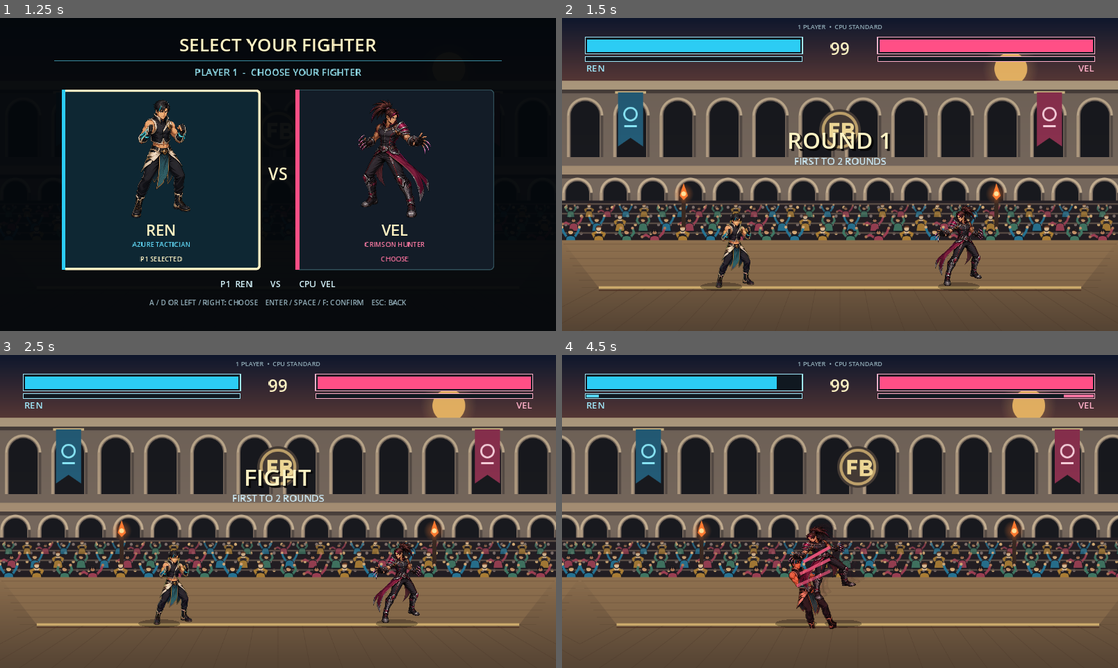
Above: before the commit, frames 1-4 (two rows, left to right).
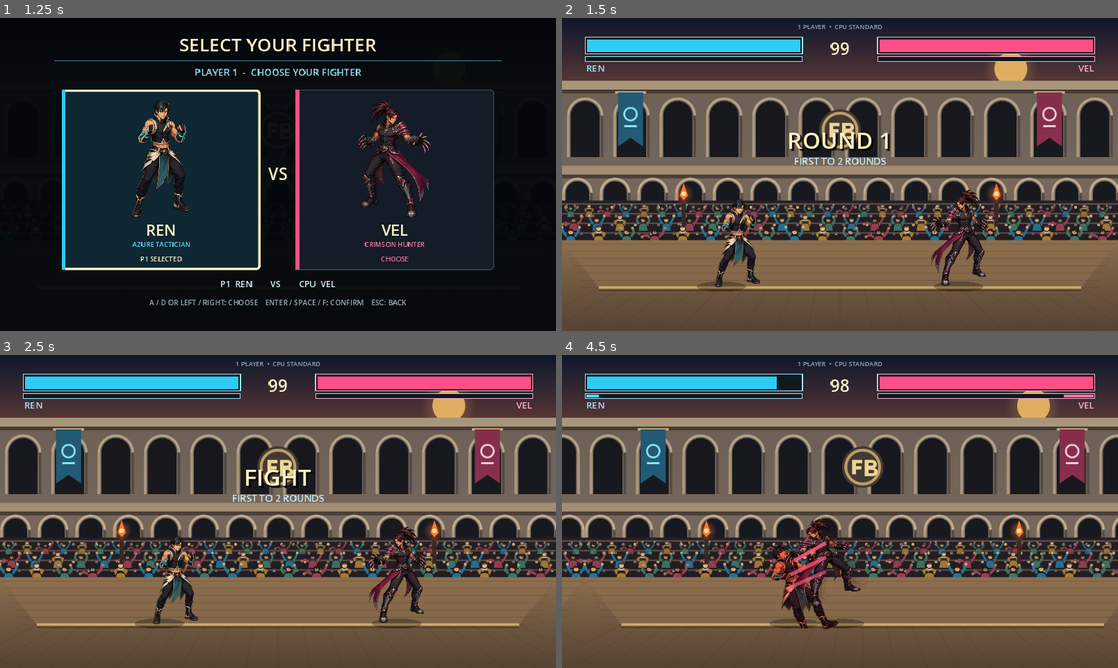
Above: after the commit, the same moments.

Repository: Hikki0608/Fighting-game
Game: Godot game, scene res://scenes/main.tscn
The game is run twice, just before and just after one commit, with the same random seed, the same clock (stepped at 60 frames per second) and the same inputs.
Inputs (mouse positions are in pixels of both pictures, inside the frame that each line leads up to):
- Up to frame 1 (1.25 s): click "1 PLAYER • VS CPU" at 0.5 s
- Up to frame 2 (1.5 s): click "REN" at 1.25 s
- Up to frame 3 (2.5 s): tap Enter at 2 s; move the mouse to (400, 495) at 2.02 s; hold D from 2.03 s (still down); hold F from 2.03 s (still down); click (400, 495) at 2.17 s; tap Space at 2.27 s
- Up to frame 4 (4.5 s): tap Space at 2.75, 3.02 s; move the mouse to (728, 527) at 2.77 s; release D at 2.78 s; release F at 2.78 s; hold S 2.78-3.53 s; tap G at 2.85 s; move the mouse to (895, 442) at 3.52 s; hold D 3.53-4.28 s; hold H 3.53-4.28 s; move the mouse to (812, 574) at 4.27 s; hold W from 4.28 s (still down); tap R at 4.35 s; click (812, 574) at 4.42 s

Frame 1 is identical in both runs. In frame 2, 2.4% of the frame differs, in the area x 24-77%, y 54-88%; in frame 3, 2.4%; in frame 4, 19%, in the area x 0-100%, y 7-88%.

Commit message:
Enlarge fighters and align combat hitboxes

Diff:
--- a/scripts/fighter.gd
+++ b/scripts/fighter.gd
@@ -8,10 +8,14 @@
 const GRAVITY := 2350.0
 const WALK_SPEED := 275.0
 const JUMP_SPEED := -850.0
-const BODY_WIDTH := 58.0
-const BODY_HEIGHT := 126.0
-const CROUCH_HEIGHT := 82.0
-const VISUAL_SIZE := 176.0
+const BASE_VISUAL_SIZE := 176.0
+const VISUAL_SIZE := 208.0
+const VISUAL_COLLISION_SCALE := VISUAL_SIZE / BASE_VISUAL_SIZE
+const BODY_WIDTH := 58.0 * VISUAL_COLLISION_SCALE
+const HURTBOX_WIDTH := VISUAL_SIZE * 0.48
+const HURTBOX_HEIGHT := VISUAL_SIZE - 24.0
+const CROUCH_HURTBOX_WIDTH := VISUAL_SIZE * 0.52
+const CROUCH_HURTBOX_HEIGHT := VISUAL_SIZE * 0.64
 const SPRITE_SHEET_CELL_SIZE := 256.0
 const SPRITE_DRAW_OFFSET_Y := 8.0
 const REN_ANIMATION_BASIC := 0
@@ -758,20 +762,29 @@
 	var data := current_attack()
 	if data.is_empty():
 		return Rect2()
-	var attack_range: float = data.range
-	var attack_height: float = data.height
+	var attack_range: float = float(data.range) * VISUAL_COLLISION_SCALE
+	var attack_height: float = float(data.height) * VISUAL_COLLISION_SCALE
 	var x := position.x + BODY_WIDTH * 0.32 if facing > 0 else position.x - BODY_WIDTH * 0.32 - attack_range
-	var bottom_offset: float = float(data.get("bottom_offset", 22.0))
+	var bottom_offset: float = float(data.get("bottom_offset", 22.0)) * VISUAL_COLLISION_SCALE
 	var y := position.y - attack_height - bottom_offset
 	return Rect2(x, y, attack_range, attack_height)
 
 
 func hurt_rect() -> Rect2:
 	var crouching := state == &"crouch" or state == &"crouch_light" or state == &"crouch_heavy"
-	var height := CROUCH_HEIGHT if crouching else BODY_HEIGHT
+	var height := CROUCH_HURTBOX_HEIGHT if crouching else HURTBOX_HEIGHT
+	var width := CROUCH_HURTBOX_WIDTH if crouching else HURTBOX_WIDTH
+	var center_x := position.x
 	if state == &"knockdown":
-		height = 44.0
-	return Rect2(position.x - BODY_WIDTH * 0.5, position.y - height, BODY_WIDTH, height)
+		var fall_progress := 1.0
+		if state_frame <= 14:
+			fall_progress = clampf(float(state_frame) / 14.0, 0.0, 1.0)
+		elif state_frame > 35:
+			fall_progress = 1.0 - clampf(float(state_frame - 35) / 13.0, 0.0, 1.0)
+		width = lerpf(HURTBOX_WIDTH, HURTBOX_HEIGHT, fall_progress)
+		height = lerpf(HURTBOX_HEIGHT, HURTBOX_WIDTH, fall_progress)
+		center_x -= float(facing) * 42.0 * fall_progress
+	return Rect2(center_x - width * 0.5, position.y - height, width, height)
 
 
 func receive_attack(data: Dictionary, attacker_x: float, forced_push_direction := 0.0) -> Dictionary:
@@ -1448,7 +1461,7 @@
 	var shadow_y := GROUND_Y - position.y - 2.0
 	var shadow_scale := clampf(1.0 - absf(GROUND_Y - position.y) / 420.0, 0.48, 1.0)
 	draw_set_transform(Vector2(0, shadow_y), 0.0, Vector2(1.45 * shadow_scale, 0.30 * shadow_scale))
-	draw_circle(Vector2.ZERO, 30.0, Color(0.0, 0.0, 0.0, 0.28))
+	draw_circle(Vector2.ZERO, 30.0 * VISUAL_COLLISION_SCALE, Color(0.0, 0.0, 0.0, 0.28))
 	draw_set_transform(Vector2.ZERO, 0.0, Vector2.ONE)
 
 	_draw_motion_accents()
@@ -1473,7 +1486,9 @@
 		_draw_fallback_fighter()
 	draw_set_transform(Vector2.ZERO, 0.0, Vector2.ONE)
 
+	draw_set_transform(Vector2.ZERO, 0.0, Vector2.ONE * VISUAL_COLLISION_SCALE)
 	_draw_attack_effects()
+	draw_set_transform(Vector2.ZERO, 0.0, Vector2.ONE)
 
 	if state == &"blockstun":
 		var guard_points := PackedVector2Array()
--- a/scripts/main.gd
+++ b/scripts/main.gd
@@ -15,7 +15,8 @@
 const CAMERA_HALF_WIDTH := SCREEN_SIZE.x * 0.5
 const CAMERA_DEAD_ZONE := 28.0
 const CAMERA_FOLLOW_WEIGHT := 0.14
-const CAMERA_FIGHTER_MARGIN := 96.0
+const CAMERA_FIGHTER_MARGIN := Fighter.VISUAL_SIZE * 0.5 + 8.0
+const HITSTOP_TIME_SCALE := 0.8
 const ROUND_START_DISTANCE := 492.0
 const ROUND_SECONDS := 99
 const ROUNDS_TO_WIN := 2
@@ -1273,8 +1274,17 @@
 	var direction := signf(delta_x) if absf(delta_x) > 0.01 else 1.0
 	fighters[0].position.x -= overlap * 0.5 * direction
 	fighters[1].position.x += overlap * 0.5 * direction
-	fighters[0].position.x = clampf(fighters[0].position.x, Fighter.ARENA_LEFT + 29.0, Fighter.ARENA_RIGHT - 29.0)
-	fighters[1].position.x = clampf(fighters[1].position.x, Fighter.ARENA_LEFT + 29.0, Fighter.ARENA_RIGHT - 29.0)
+	var body_half_width := Fighter.BODY_WIDTH * 0.5
+	fighters[0].position.x = clampf(
+		fighters[0].position.x,
+		Fighter.ARENA_LEFT + body_half_width,
+		Fighter.ARENA_RIGHT - body_half_width
+	)
+	fighters[1].position.x = clampf(
+		fighters[1].position.x,
+		Fighter.ARENA_LEFT + body_half_width,
+		Fighter.ARENA_RIGHT - body_half_width
+	)
 
 
 func _resolve_attacks() -> void:
@@ -1352,6 +1362,12 @@
 			return
 
 
+func _scaled_hitstop_frames(base_frames: int) -> int:
+	if base_frames <= 0:
+		return 0
+	return maxi(1, roundi(float(base_frames) * HITSTOP_TIME_SCALE))
+
+
 func _apply_attack_hit(
 	attacker: Fighter,
 	defender: Fighter,
@@ -1366,7 +1382,7 @@
 	var meter_gain := int(attack_data.get("meter_block", 0)) if result.blocked else int(attack_data.get("meter_hit", 0))
 	attacker.gain_meter(meter_gain)
 	defender.gain_meter(3 if result.blocked else 6)
-	global_hitstop = result.hitstop
+	global_hitstop = _scaled_hitstop_frames(int(result.hitstop))
 	screen_shake = 9.0 if bool(attack_data.get("super", false)) else (8.0 if not result.blocked else 3.0)
 	hit_sparks.append({
 		"position": spark_position,
